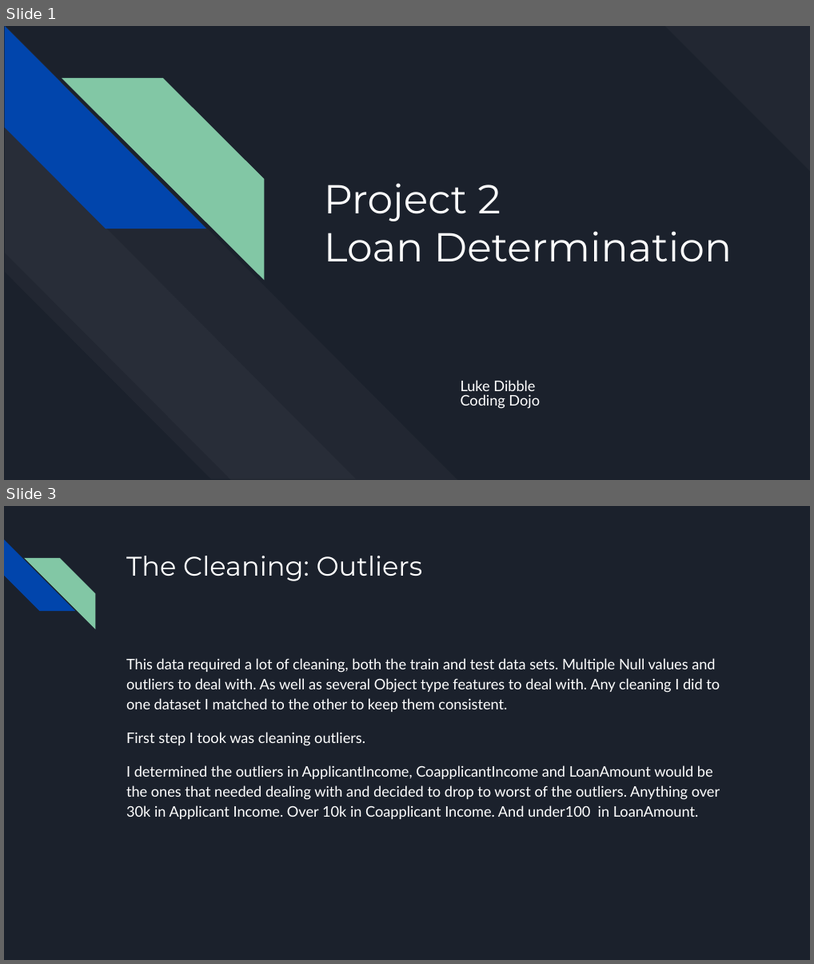
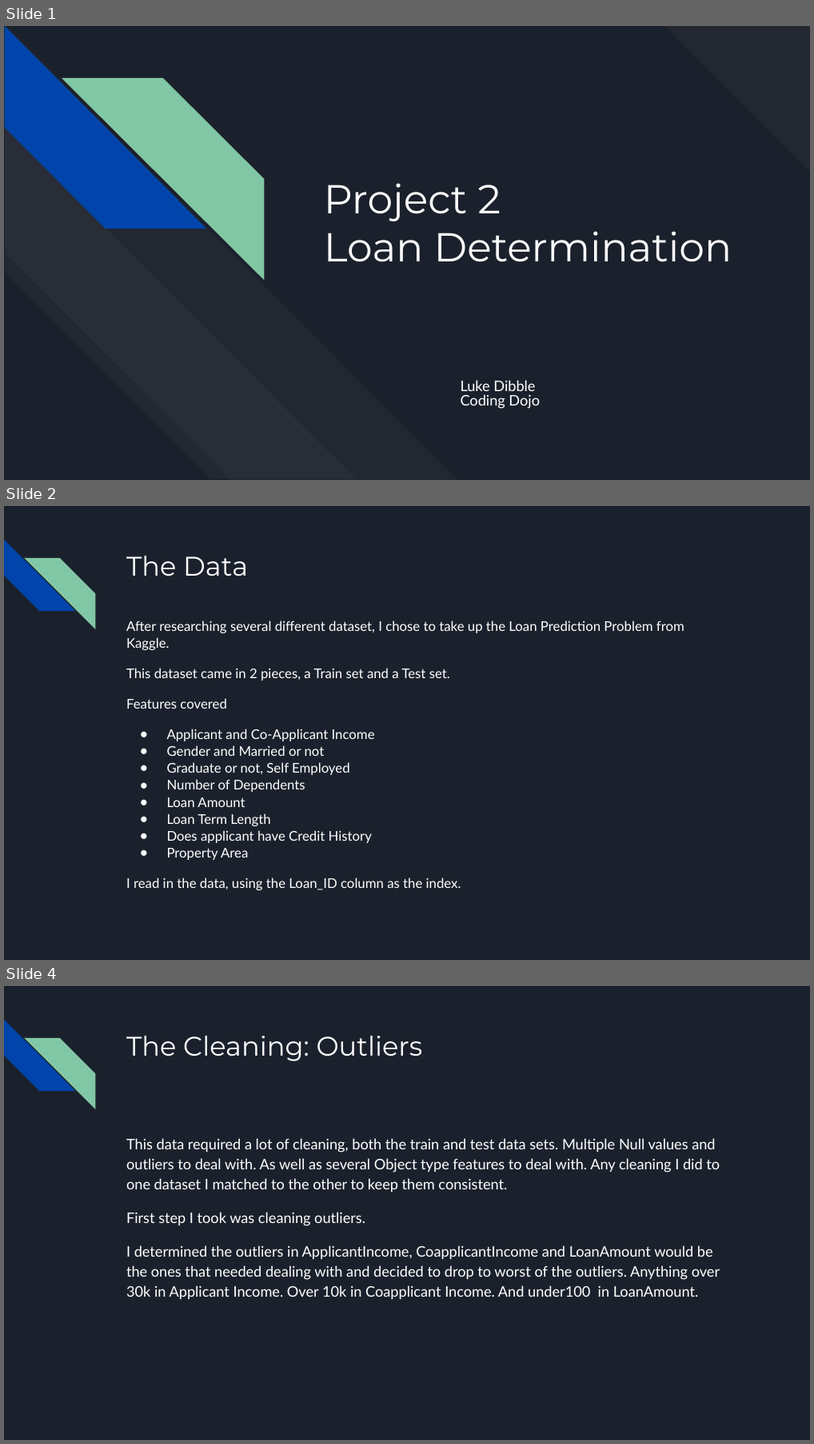
Before and after one commit to L-Dibble/Project_2_Loan_Prediction, a slide deck: Project_2_Loan_Determination.pptx. Shown one above the other, each under a label of ours: slides 1 and 3 before the commit, slides 1, 2 and 4 after it; the slides between them are not shown. The pictures are 814x964 and 814x1444 pixels, drawn with LibreOffice and Linux fonts; fonts in the diff are those of the drawing. Boxes give left, top, right and bottom in pixels: in the first picture for what was removed or moved away, otherwise in the second. Text is boxed around its words. In the diff, an @@ line names an element or a change of style, - is before the commit and + after.

```diff
--- a/Project_2_Loan_Determination.pptx
+++ b/Project_2_Loan_Determination.pptx
@@ slide 2 added at (4, 506, 810, 960), background #1B212C; not listed: 2 template elements that a slide beside it also shows @@
@@ title added at (126, 556, 248, 576), 24 pt, text #FFFFFF @@
+The Data
@@ text added at (126, 620, 685, 890), 12 pt, text #FFFFFF @@
+After researching several different dataset, I chose to take up the Loan Prediction Problem from Kaggle.
+This dataset came in 2 pieces, a Train set and a Test set.
+Features covered
+● Applicant and Co-Applicant Income
+● Gender and Married or not
+● Graduate or not, Self Employed
+● Number of Dependents
+● Loan Amount
+● Loan Term Length
+● Does applicant have Credit History
+● Property Area
+I read in the data, using the Loan_ID column as the index.
@@ what was slide 3 is now slide 4 @@
```
Also in this commit, not shown: 3 slides changed.
